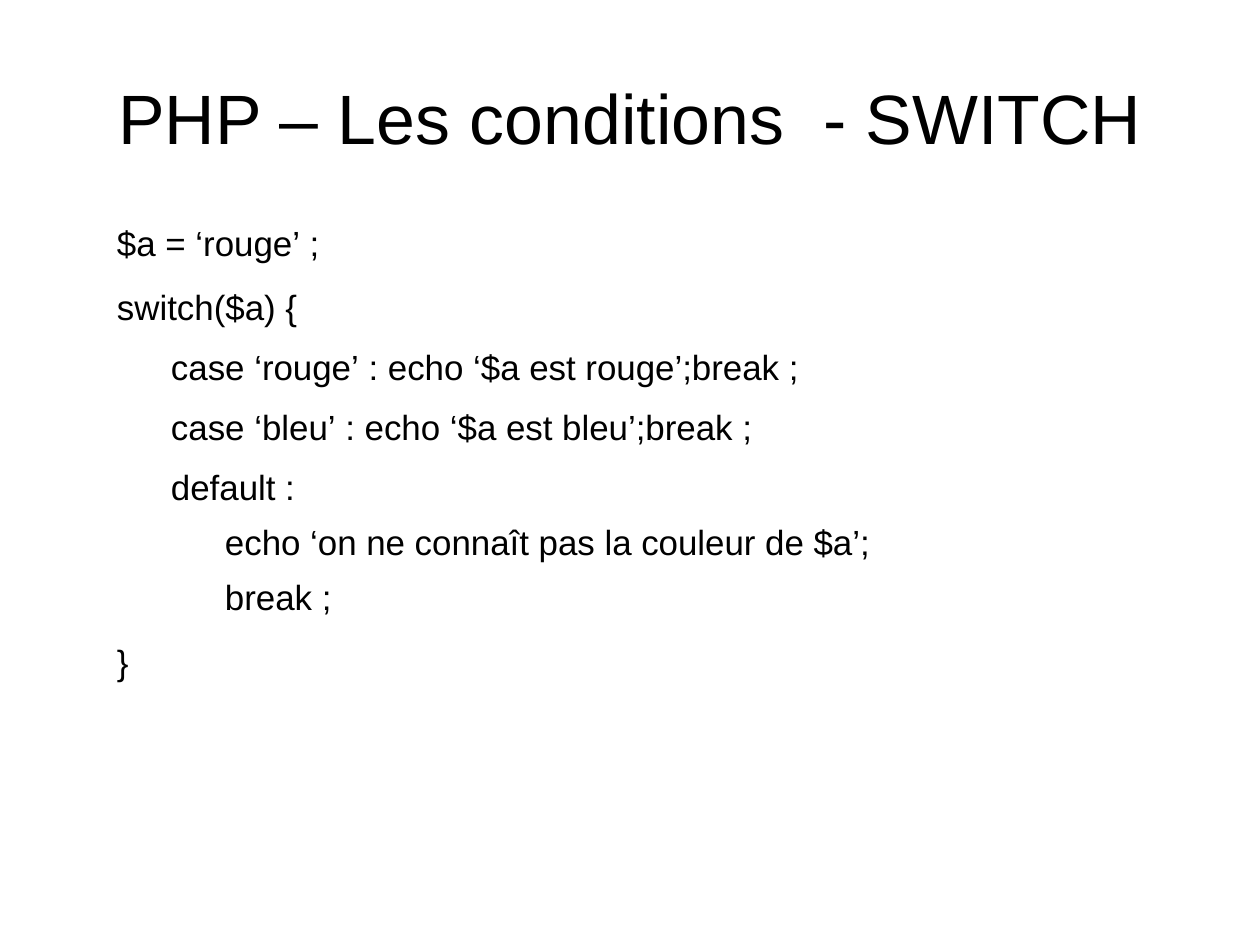
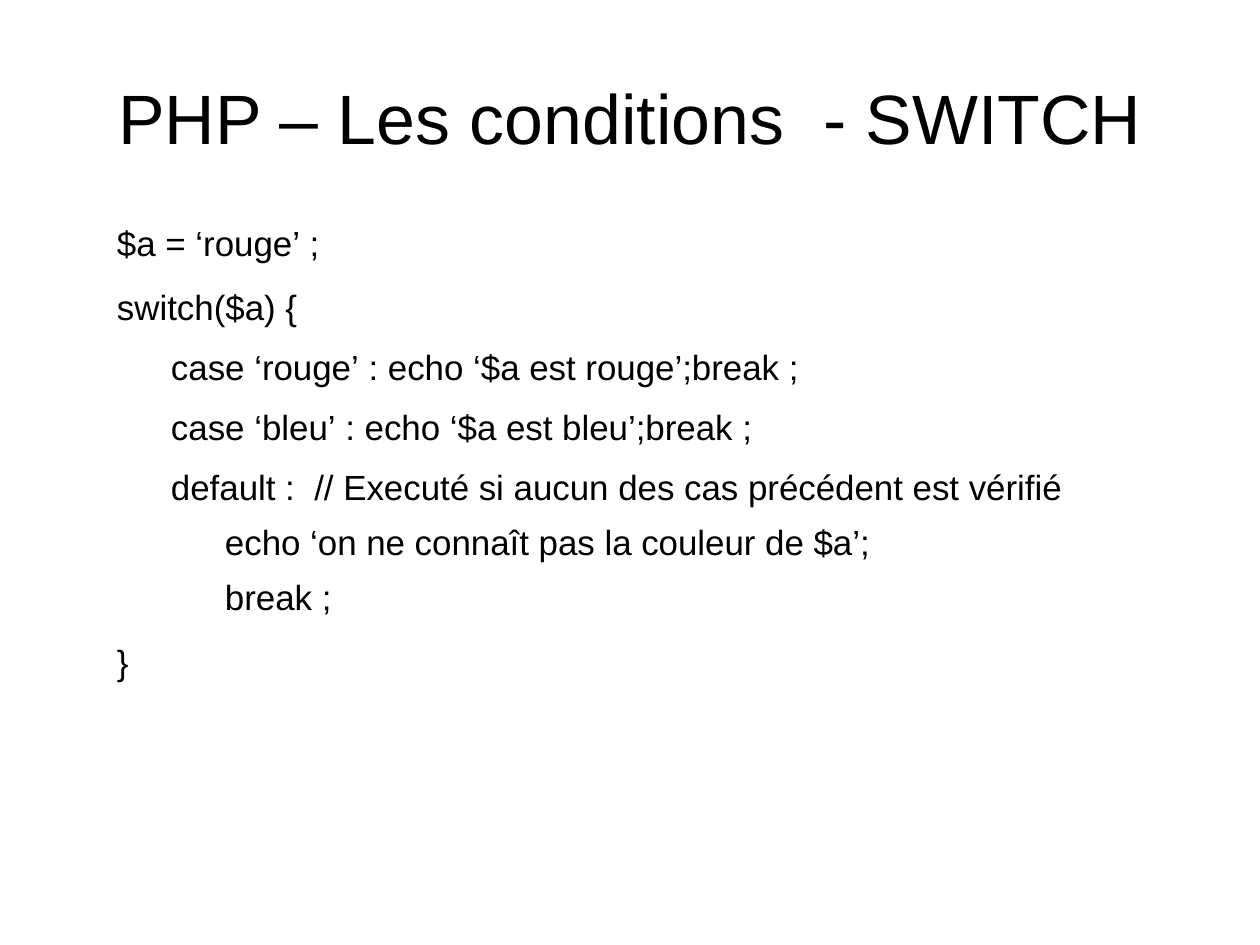
Before and after one commit to NicoM88/formation, a slide deck: slide 10 of PHP/formation.odp. Drawn at 1260x945 pixels with LibreOffice and Linux fonts; fonts in the diff are those of the drawing. Boxes give left, top, right and bottom in pixels: in the first picture for what was removed or moved away, otherwise in the second. Text is boxed around its words. In the diff, an @@ line names an element or a change of style, - is before the commit and + after.

```diff
--- a/PHP/formation.odp
+++ b/PHP/formation.odp
@@ text at box(171, 474, 1062, 507): text changed @@
-  default :
+  default : // Executé si aucun des cas précédent est vérifié
```
Also in this commit, not shown: 6 other slides changed, 1 other file.
